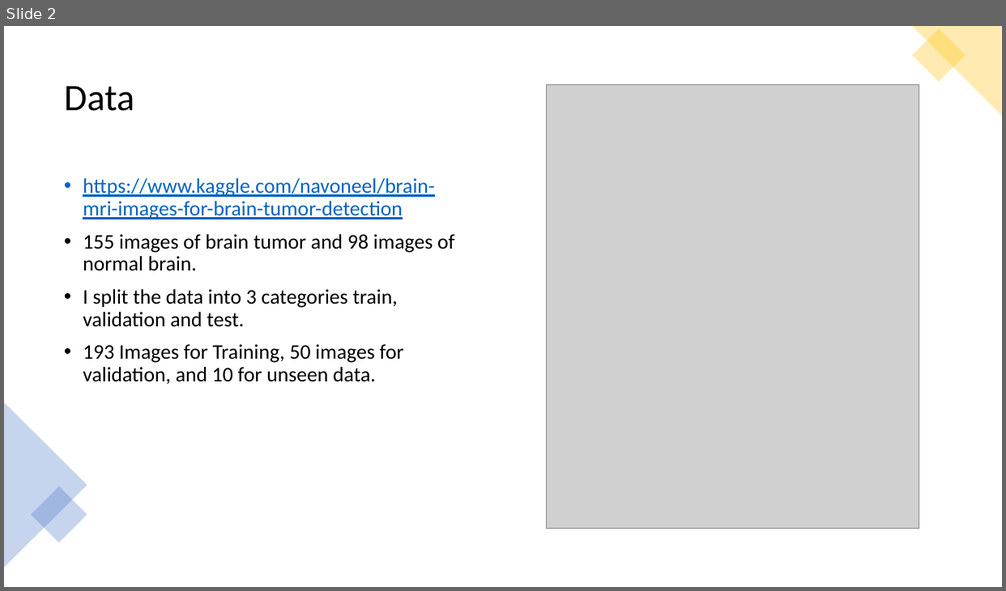
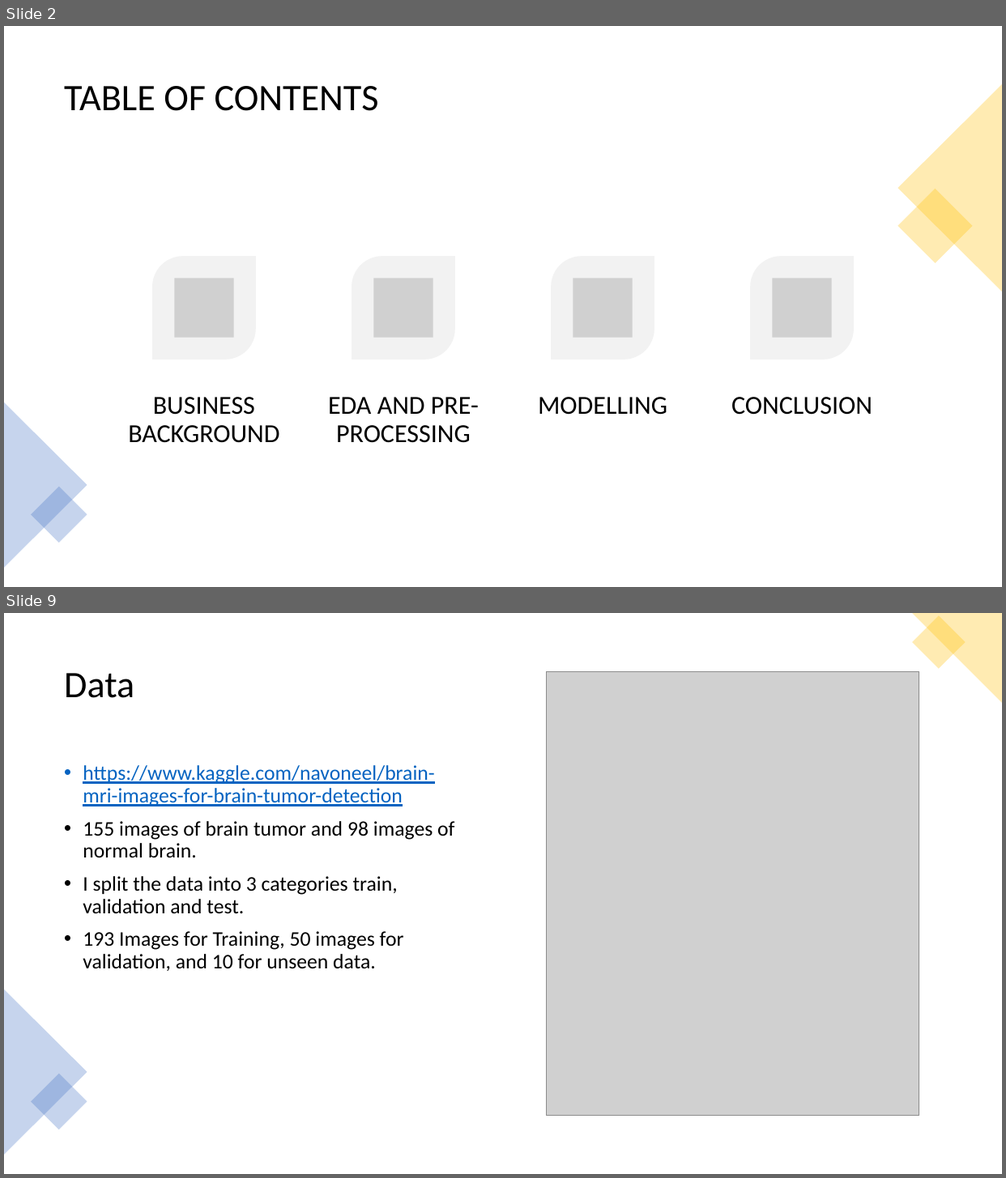
Before and after one commit to Sebercheres/Deep_Learning_Final_Project, a slide deck: Brain MRI Images for Brain Tumor Detection.pptx. Shown one above the other, each under a label of ours: slide 2 before the commit, slides 2 and 9 after it; the slides between them are not shown. The pictures are 1006x591 and 1006x1178 pixels, drawn with LibreOffice and Linux fonts; fonts in the diff are those of the drawing; grey boxes stand for pictures. Boxes give left, top, right and bottom in pixels: in the first picture for what was removed or moved away, otherwise in the second. Text is boxed around its words. In the diff, an @@ line names an element or a change of style, - is before the commit and + after.

```diff
--- a/Brain MRI Images for Brain Tumor Detection.pptx
+++ b/Brain MRI Images for Brain Tumor Detection.pptx
@@ slide 2 added at <box>4,26,1002,587</box>, background #FFFFFF @@
@@ title added at <box>64,86,379,111</box>, 36 pt, text #000000 @@
+TABLE OF CONTENTS
@@ triangle added at <box>898,84,1002,292</box>, fill #FFC000 at 30% opacity @@
@@ rectangle added at <box>898,189,974,264</box>, fill #FFC000 at 30% opacity @@
@@ triangle added at <box>4,403,87,568</box>, fill #4472C4 at 30% opacity @@
@@ group added at <box>128,257,872,443</box>: 4 round diag rects, 4 pictures, 4 texts @@
+BUSINESS BACKGROUND
+EDA AND PRE-PROCESSING
+MODELLING
+CONCLUSION
@@ rectangle added at <box>31,486,87,543</box>, fill #4472C4 at 30% opacity @@
@@ what was slide 2 is now slide 9 @@
```
Also in this commit, not shown: 3 slides changed, 12 other slides added, 1 other file.
